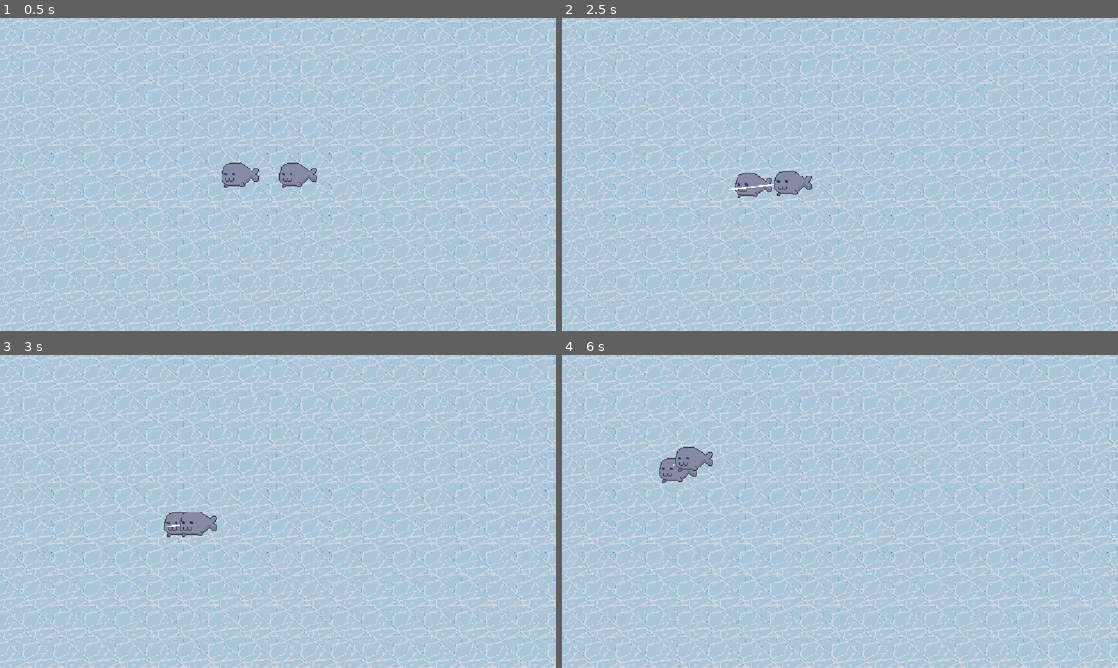
Above: before the commit, frames 1-4 (two rows, left to right).
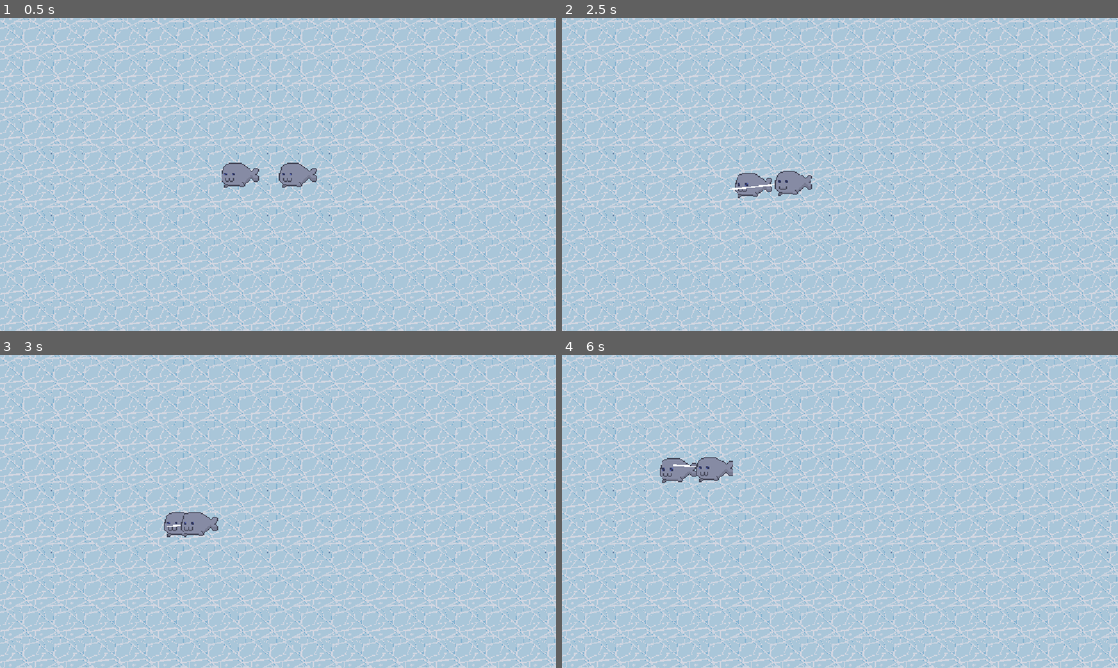
Above: after the commit, the same moments.

Repository: chamerlish/Collony-Sim
Game: Godot game, scene res://scenes/world.tscn
Two runs of this game, one before a commit and one after it. Both use one fixed random seed, a clock stepped at 60 frames per second and the inputs below.
Inputs (mouse positions are in pixels of both pictures, inside the frame that each line leads up to):
- Up to frame 1 (0.5 s): no input
- Up to frame 2 (2.5 s): tap Enter at 0.5 s; move the mouse to (962, 158) at 0.52 s; press the mouse at (962, 158) at 0.53 s; tap Space at 1.25 s; move the mouse to (728, 190) at 1.27 s; release the mouse at (728, 190) at 1.28 s; click (728, 190) at 1.35 s; move the mouse to (895, 105) at 2.02 s; press the mouse at (895, 105) at 2.03 s
- Up to frame 3 (3 s): move the mouse to (250, 574) at 2.77 s; release the mouse at (250, 574) at 2.78 s; click (250, 574) at 2.85 s
- Up to frame 4 (6 s): move the mouse to (1006, 558) at 3.52 s; press the mouse at (1006, 558) at 3.53 s; tap Enter at 4.25 s; move the mouse to (673, 464) at 4.27 s; release the mouse at (673, 464) at 4.28 s; click (673, 464) at 4.35 s; move the mouse to (867, 511) at 5.02 s; press the mouse at (867, 511) at 5.03 s; move the mouse to (756, 433) at 5.77 s; release the mouse at (756, 433) at 5.78 s; click (756, 433) at 5.85 s

Frame 1 is identical in both runs. In frame 2, less than 0.1% of the frame differs, in the area x 38-61%, y 27-57%; in frame 3, 0.1%; in frame 4, 0.7%, in the area x 17-31%, y 29-41%.

Commit message:
Revert "grah"
This reverts commit dbb9311238ea514175408c2fd97091e2d38e804b.

Diff:
--- a/scenes/minion.tscn
+++ b/scenes/minion.tscn
@@ -8,8 +8,7 @@
 [sub_resource type="RectangleShape2D" id="RectangleShape2D_g4v7s"]
 size = Vector2(32, 32)
 
-[node name="Minion" type="CharacterBody2D" unique_id=1289145001]
-motion_mode = 1
+[node name="minion" type="CharacterBody2D" unique_id=1289145001]
 script = ExtResource("1_y8etf")
 
 [node name="SpriteBundle" type="Node2D" parent="." unique_id=1161396344]
--- a/scripts/minion.gd
+++ b/scripts/minion.gd
@@ -1,6 +1,4 @@
 extends CharacterBody2D
-
-class_name Minion
 
 enum characterState{
 	IDLE,
@@ -100,6 +98,3 @@
 
 func reset_sprite_size(delta: float):
 	sprite_bundle.scale = sprite_bundle.scale.lerp(DEFAULT_SPRITE_SIZE, delta * 10)
-
-func is_in_selection_box(top_left: Vector2, bottom_right: Vector2) -> bool:
-	return (global_position.x > top_left.x and global_position.y > top_left.y) and (global_position.x < bottom_right.x and global_position.y < bottom_right.y)
--- a/scripts/minion_selector.gd
+++ b/scripts/minion_selector.gd
@@ -6,52 +6,29 @@
 var bottom_right: Vector2
 var box_size: Vector2
 
-
-var is_selecting: bool
-
 # Called when the node enters the scene tree for the first time.
 func _ready() -> void:
 	pass # Replace with function body.
 
 func update_selection() -> void:
 	var selectables = get_tree().get_nodes_in_group("selectables")
-	for minion: Minion in selectables:
-		if minion.is_in_selection_box(top_left, bottom_right):
+	for minion: Node2D in selectables:
+		if (minion.global_position.x > top_left.x and minion.global_position.y > top_left.y) and (minion.global_position.x < bottom_right.x and minion.global_position.y < bottom_right.y):
 			minion.selected = true
 		else:
 			minion.selected = false
 
 # Called every frame. 'delta' is the elapsed time since the previous frame.
-func _process(_delta: float) -> void:
+func _process(delta: float) -> void:
 	if Input.is_action_just_pressed("click"):
 		start_pos = get_global_mouse_position()
-		end_pos = start_pos
-		is_selecting = true
-
 	elif Input.is_action_pressed("click"):
+		top_left = start_pos.min(end_pos)
+		bottom_right = start_pos.max(end_pos)
+		box_size = abs(end_pos - start_pos)
 		end_pos = get_global_mouse_position()
-
-		top_left = Vector2(
-			min(start_pos.x, end_pos.x),
-			min(start_pos.y, end_pos.y)
-		)
-		bottom_right = Vector2(
-			max(end_pos.x, start_pos.x),
-			max(end_pos.y, start_pos.y)
-		)
-
-		box_size = abs(end_pos - start_pos)
-		is_selecting = true
 		update_selection()
-
-	else:
-		is_selecting = false
-
-	queue_redraw()
+		queue_redraw()
 
 func _draw() -> void:
-	if !is_selecting:
-		return
-
-	draw_rect(Rect2(top_left, box_size), Color(0.0, 0.0, 0.0, 0.19), true)
-	draw_rect(Rect2(top_left, box_size), Color(Color.WHITE, 0.9), false, 2.0)
+	draw_rect(Rect2(top_left, box_size), Color.WHITE, false)
